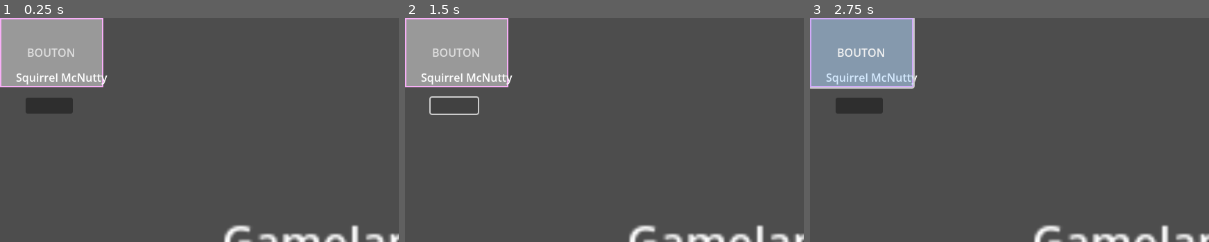
Above: before the commit, frames 1-3 (left to right).
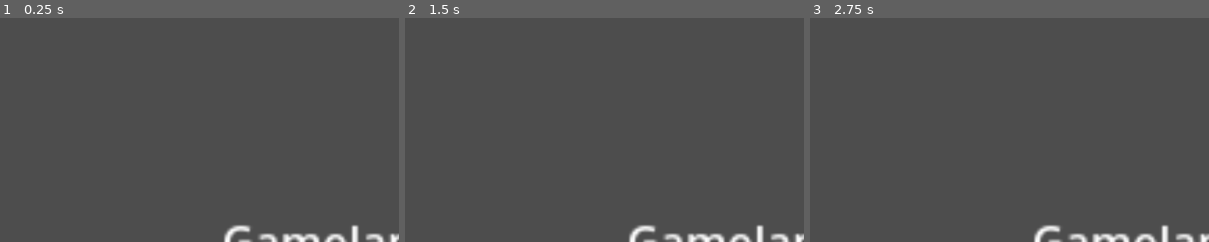
Above: after the commit, the same moments.

Repository: Pyropingouin/GameJam2025
Game: Godot game, scene res://Scenes/main.tscn
The game is run twice, just before and just after one commit, with the same random seed, the same clock (stepped at 60 frames per second) and the same inputs. This scene is started directly instead of the project's main scene.
Inputs (mouse positions are % of the whole screen's width and height, from its top left):
- Up to frame 1 (0.25 s): no input
- Up to frame 2 (1.5 s): click (6, 8) at 0.5 s, where only the run before the commit has a clickable "BOUTON"; click (6, 20) at 1.27 s
- Up to frame 3 (2.75 s): click (6, 8) at 2 s, where only the run before the commit has a clickable "BOUTON"
The pictures show only the part of the screen within x 0-50%, y 0-50%; the shares and areas given below are measured in that part.

The runs differ from the first frame. In frame 1, 8.9% of the frame differs, in the area x 0-27%, y 0-43%; in frame 2, 8.4%; in frame 3, 9.1%.

Commit message:
fid main for simon peur

Diff:
--- a/gamejam2025/Scenes/main.tscn
+++ b/gamejam2025/Scenes/main.tscn
@@ -1,6 +1,4 @@
-[gd_scene load_steps=2 format=3 uid="uid://dhi4ubpsbjwht"]
-
-[ext_resource type="PackedScene" uid="uid://c3gfhhqrstnjr" path="res://Scenes/squirrel_node.tscn" id="1_2s5oq"]
+[gd_scene format=3 uid="uid://dhi4ubpsbjwht"]
 
 [node name="Main" type="Node2D"]
 
@@ -12,12 +10,3 @@
 scale = Vector2(4, 4)
 text = "GameJam2025 !!!
 "
-
-[node name="Control" type="Control" parent="."]
-layout_mode = 3
-anchors_preset = 0
-offset_right = 40.0
-offset_bottom = 40.0
-
-[node name="SquirrelNode" parent="Control" instance=ExtResource("1_2s5oq")]
-layout_mode = 0
